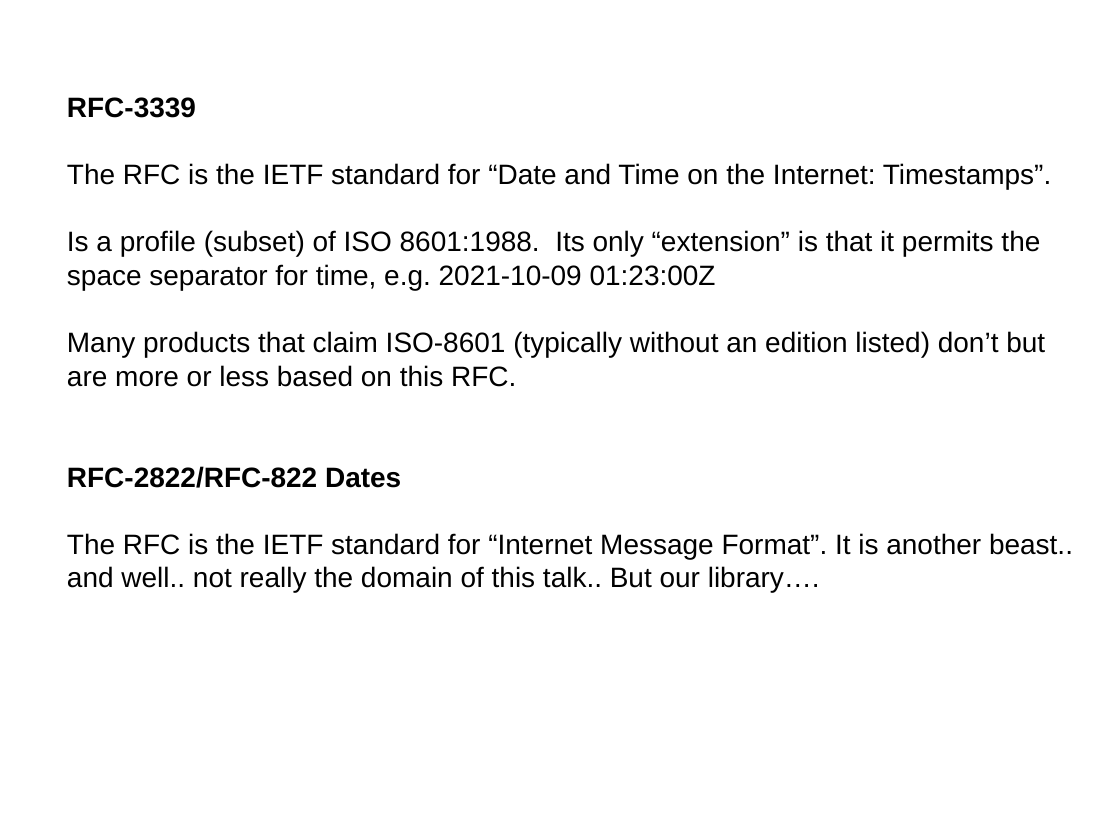
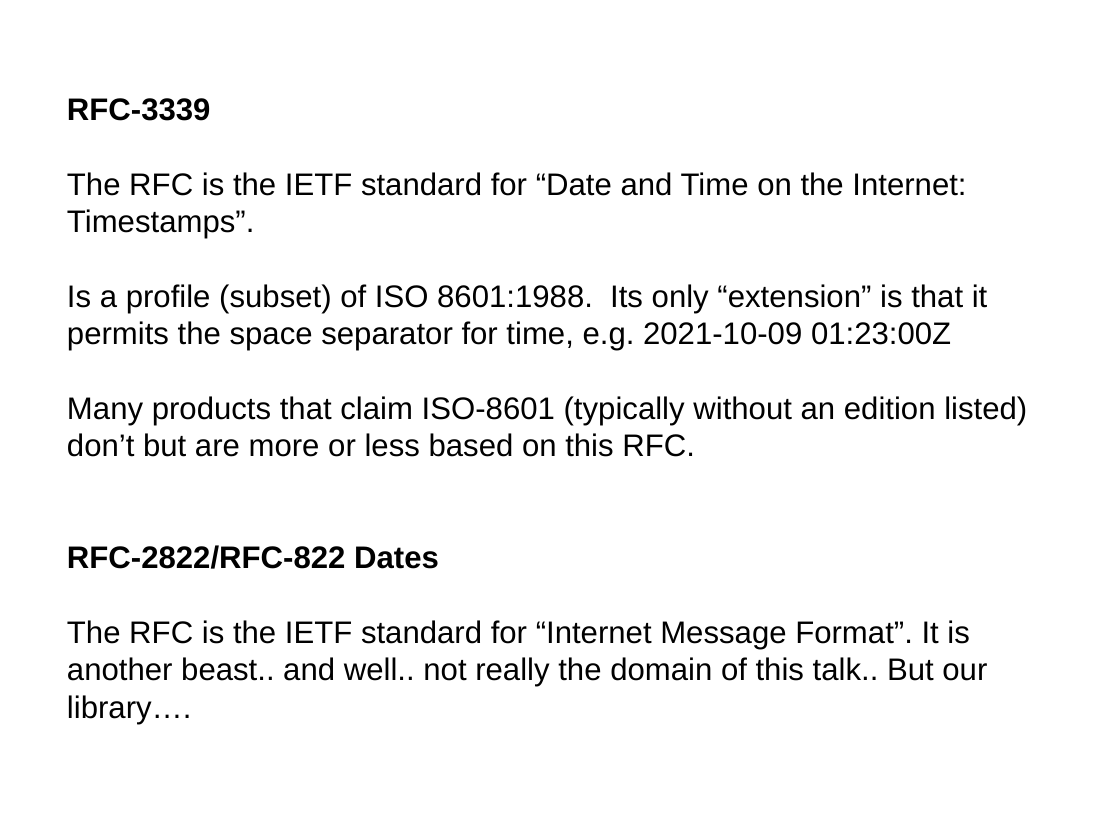
Before and after one commit to re-Isearch/date, a slide deck: slide 43 of Slides/ISO8601-Presentation.pptx. Drawn at 1120x840 pixels with LibreOffice and Linux fonts; fonts in the diff are those of the drawing. Boxes give left, top, right and bottom in pixels: in the first picture for what was removed or moved away, otherwise in the second. Text is boxed around its words. In the diff, an @@ line names an element or a change of style, - is before the commit and + after.

```diff
--- a/Slides/ISO8601-Presentation.pptx
+++ b/Slides/ISO8601-Presentation.pptx
@@ text "RFC-3339" at (67,98,1027,687): size 18 to 20 pt @@
```
Also in this commit, not shown: 4 other slides changed, 1 slide added, 1 other file.
